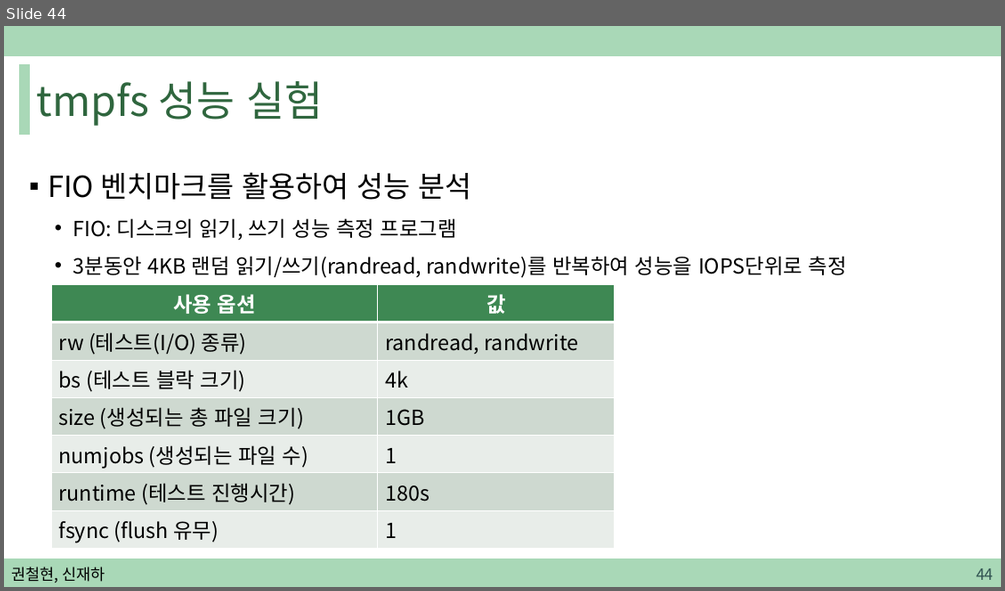
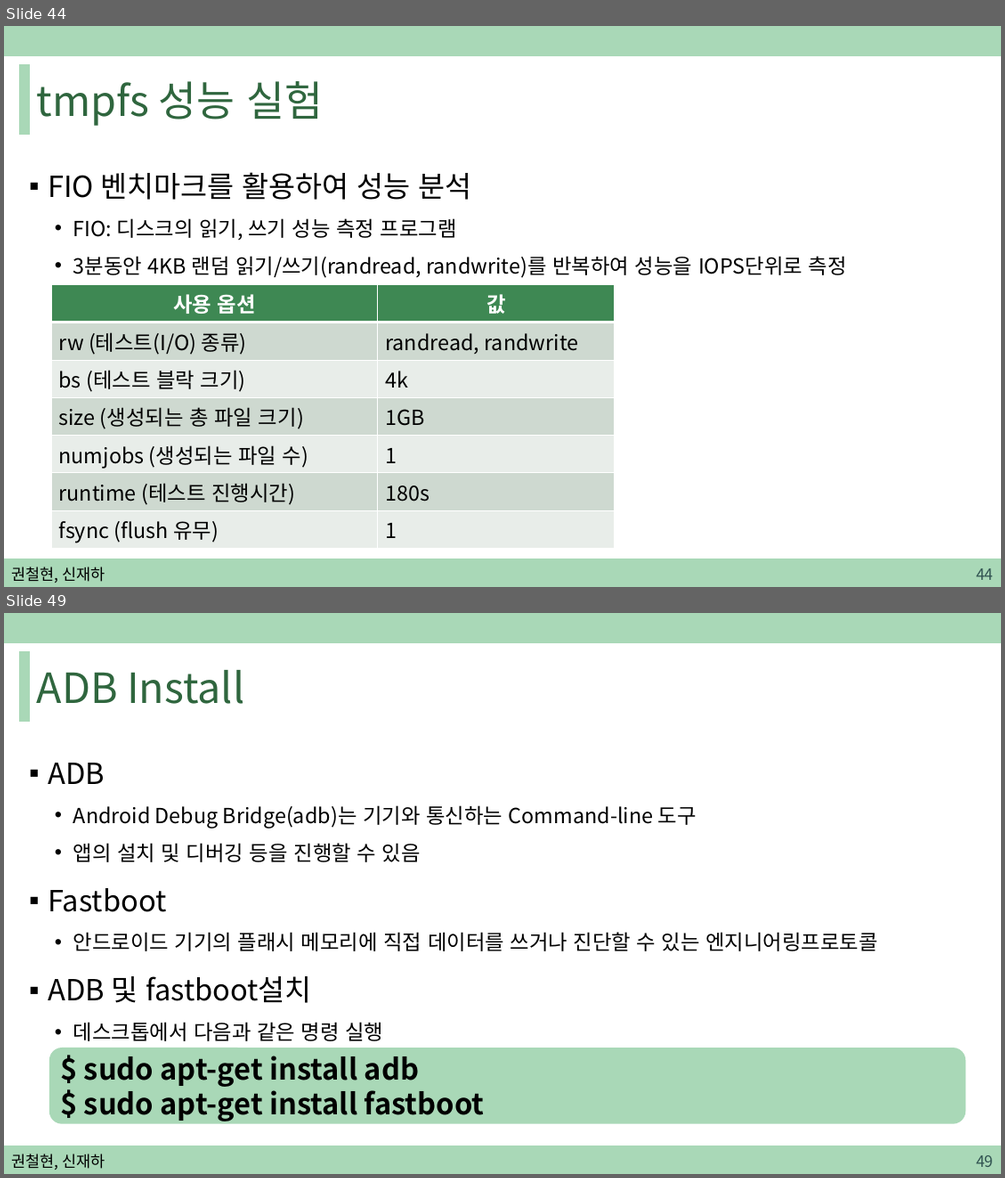
Before and after one commit to sjh4287/capston, a slide deck: 2022.02.18/권철현,신재하.pptx. Shown one above the other, each under a label of ours: slide 44 before the commit, slides 44 and 49 after it; the slides between them are not shown. The pictures are 1005x591 and 1005x1178 pixels, drawn with LibreOffice and Linux fonts; fonts in the diff are those of the drawing. Boxes give left, top, right and bottom in pixels: in the first picture for what was removed or moved away, otherwise in the second. Text is boxed around its words. In the diff, an @@ line names an element or a change of style, - is before the commit and + after.

```diff
--- a/2022.02.18/권철현,신재하.pptx
+++ b/2022.02.18/권철현,신재하.pptx
@@ slide 49 added at (4,613,1001,1174), background #FFFFFF; not listed: 3 template elements that a slide beside it also shows @@
@@ title added at (37,670,244,704), 40 pt, text #2F663E @@
+ADB Install
@@ text added at (48,763,878,1041), 20 pt, text #000000 @@
+▪ ADB
+  • Android Debug Bridge(adb)는 기기와 통신하는 Command-line 도구
+  • 앱의 설치 및 디버깅 등을 진행할 수 있음
+▪ Fastboot
+  • 안드로이드 기기의 플래시 메모리에 직접 데이터를 쓰거나 진단할 수 있는 엔지니어링프로토콜
+▪ ADB 및 fastboot설치
+  • 데스크톱에서 다음과 같은 명령 실행
@@ rounded rectangle added at (49,1047,966,1124), fill #A9D8B7, 28 pt, text #000000, bold @@
+$ sudo apt-get install adb
+$ sudo apt-get install fastboot
@@ text added at (11,1153,105,1169), 15 pt, text #000000 @@
+권철현, 신재하
@@ page number added at (976,1155,993,1167), 15 pt, text #305250 @@
+49
```
Also in this commit, not shown: 3 slides changed, 16 other slides added, 1 slide removed.
